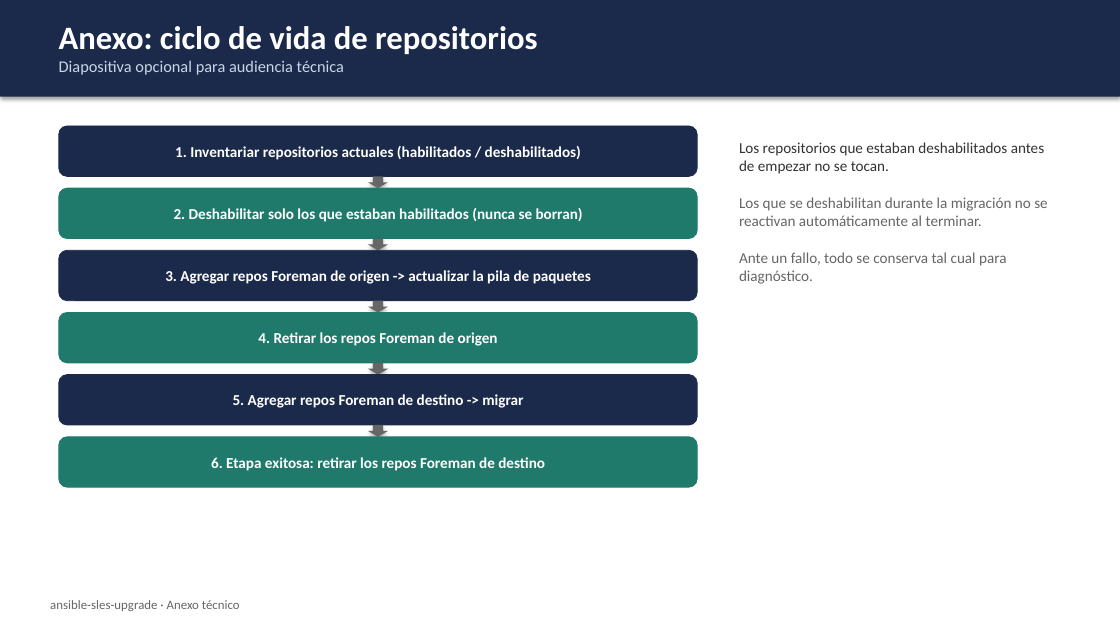
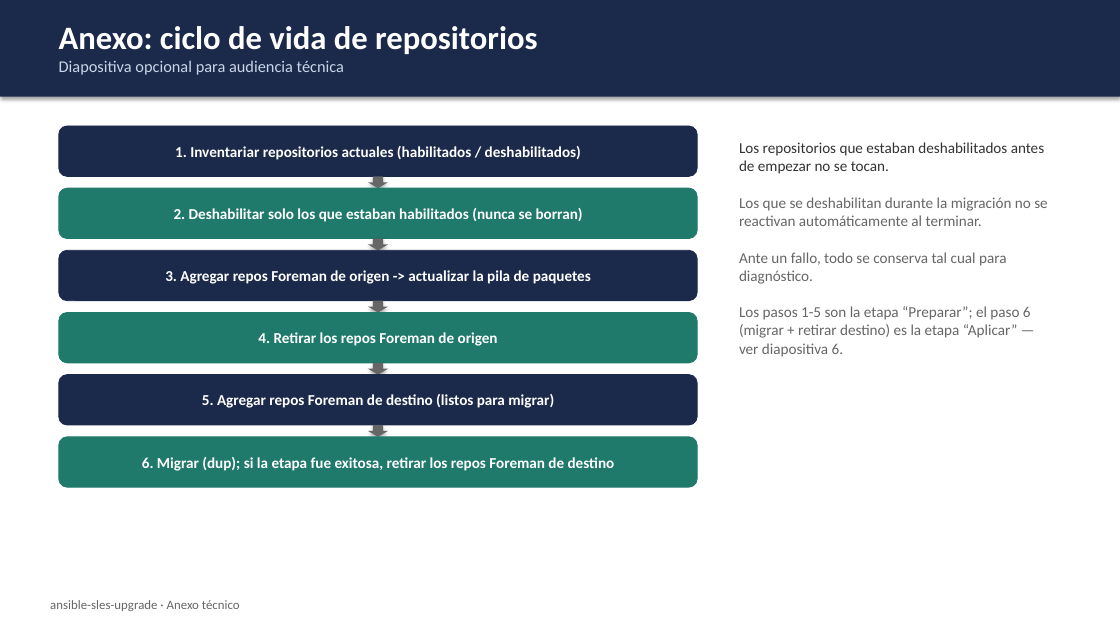
Before and after one commit to colcomerciodevs/Upgrade, a slide deck: slide 15 of sles15-upgradeV1/docs/presentacion/ansible-sles-upgrade-presentacion-ejecutiva.pptx (slide 14 before the commit). Drawn at 1120x630 pixels with LibreOffice and Linux fonts; fonts in the diff are those of the drawing. Boxes give left, top, right and bottom in pixels: in the first picture for what was removed or moved away, otherwise in the second. Text is boxed around its words. In the diff, an @@ line names an element or a change of style, - is before the commit and + after.

```diff
--- a/sles15-upgradeV1/docs/presentacion/ansible-sles-upgrade-presentacion-ejecutiva.pptx
+++ b/sles15-upgradeV1/docs/presentacion/ansible-sles-upgrade-presentacion-ejecutiva.pptx
@@ text at <box>739,306,1031,357</box>: paragraph added @@
+Los pasos 1-5 son la etapa “Preparar”; el paso 6 (migrar + retirar destino) es la etapa “Aplicar” — ver diapositiva 6.
@@ text in rounded rectangle at <box>202,394,554,408</box>: text changed @@
-5. Agregar repos Foreman de destino -> migrar
+5. Agregar repos Foreman de destino (listos para migrar)
@@ text in rounded rectangle at <box>142,457,615,471</box>: text changed @@
-6. Etapa exitosa: retirar los repos Foreman de destino
+6. Migrar (dup); si la etapa fue exitosa, retirar los repos Foreman de destino
```
Also in this commit, not shown: 3 other slides changed, 1 slide added, 15 other files.
